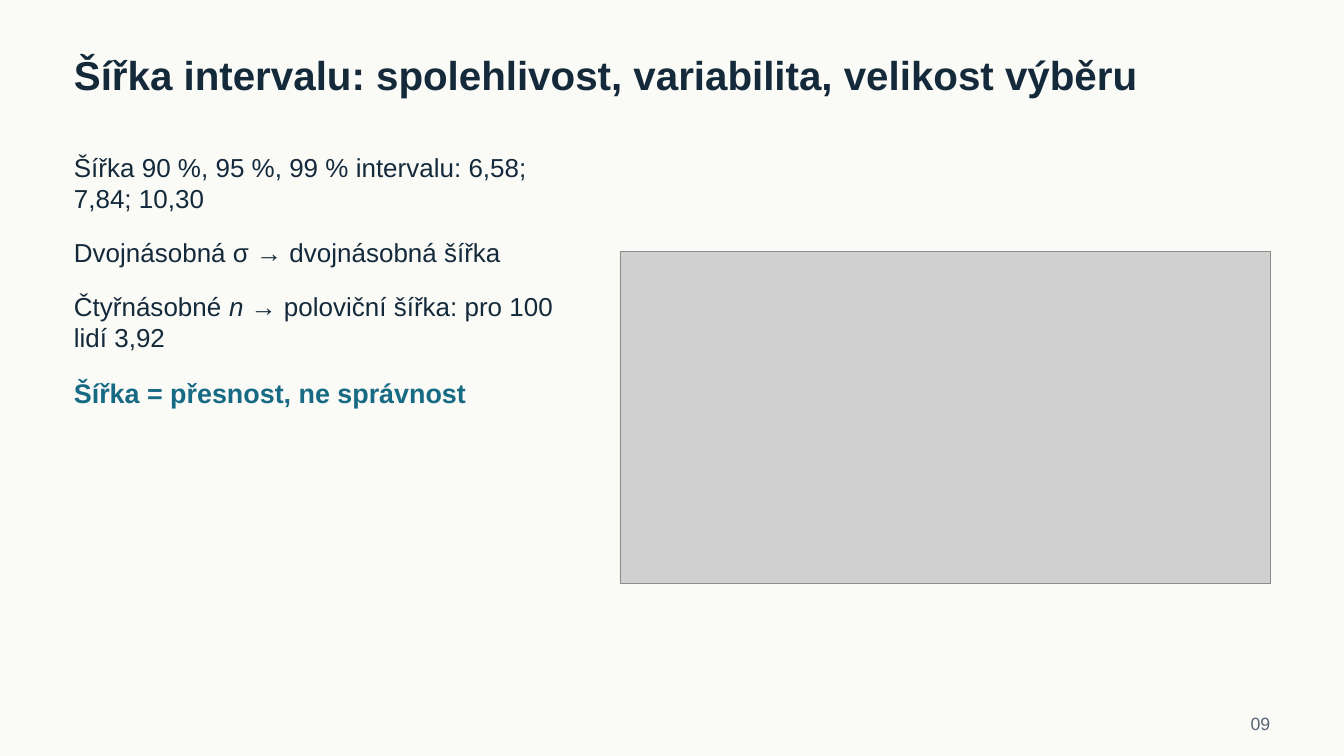
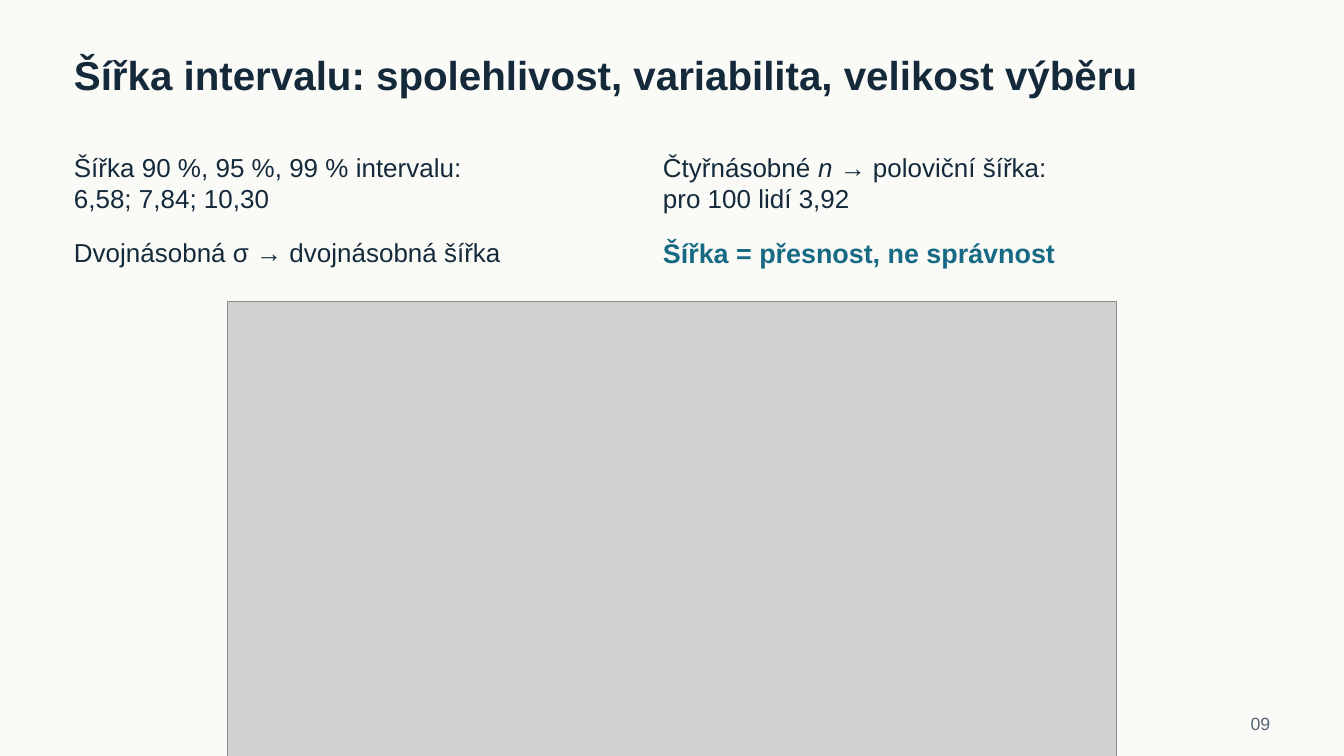
Before and after one commit to reckak/statistics-for-psychology, a slide deck: slide 9 of presentations/kapitola_07_interval_t_test_a_ekvivalence.pptx. Drawn at 1344x756 pixels with LibreOffice and Linux fonts; fonts in the diff are those of the drawing; grey boxes stand for pictures. Boxes give left, top, right and bottom in pixels: in the first picture for what was removed or moved away, otherwise in the second. Text is boxed around its words. In the diff, an @@ line names an element or a change of style, - is before the commit and + after.

```diff
--- a/presentations/kapitola_07_interval_t_test_a_ekvivalence.pptx
+++ b/presentations/kapitola_07_interval_t_test_a_ekvivalence.pptx
@@ text "Šířka 90 %, 95 %, ..." rewrapped from (x1=74, y1=156, x2=527, y2=212) to (x1=74, y1=156, x2=461, y2=212) @@
@@ text "Čtyřnásobné n → poloviční šířka: ..." rewrapped from (x1=74, y1=295, x2=552, y2=351) to (x1=663, y1=156, x2=1047, y2=214) @@
@@ text "Šířka = přesnost, ne správnost" moved from (x1=74, y1=382, x2=465, y2=408) to (x1=663, y1=242, x2=1054, y2=268) @@
@@ picture resized from (x1=620, y1=252, x2=1270, y2=584) to (x1=227, y1=302, x2=1117, y2=756) @@
```
Also in this commit, not shown: 9 other slides changed, 2 other files.
